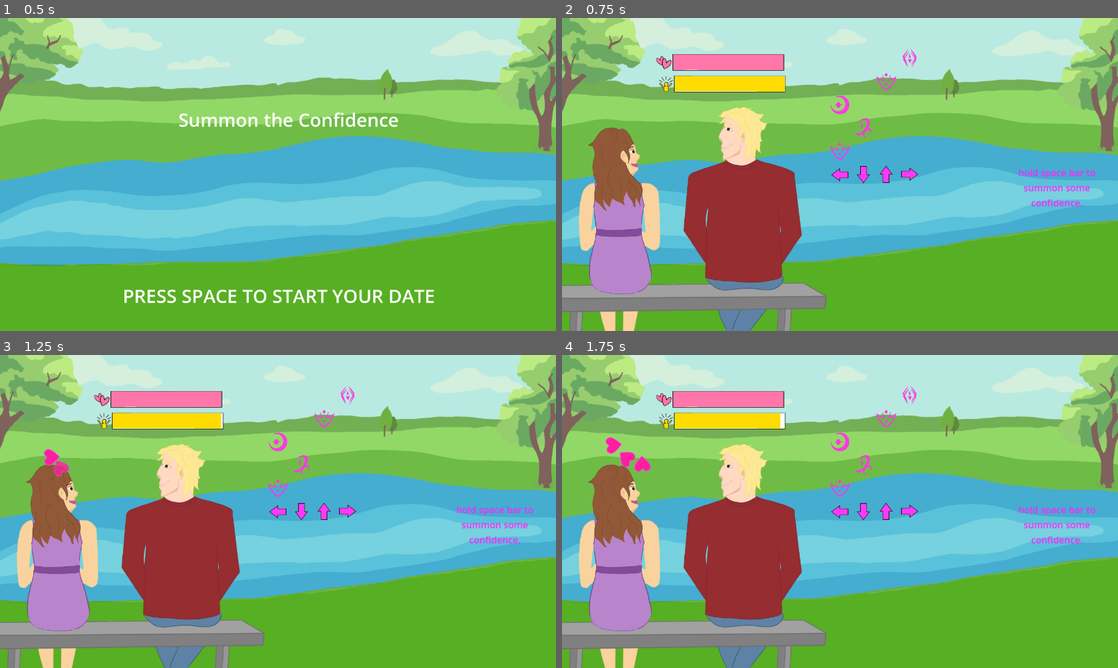
Above: before the commit, frames 1-4 (two rows, left to right).
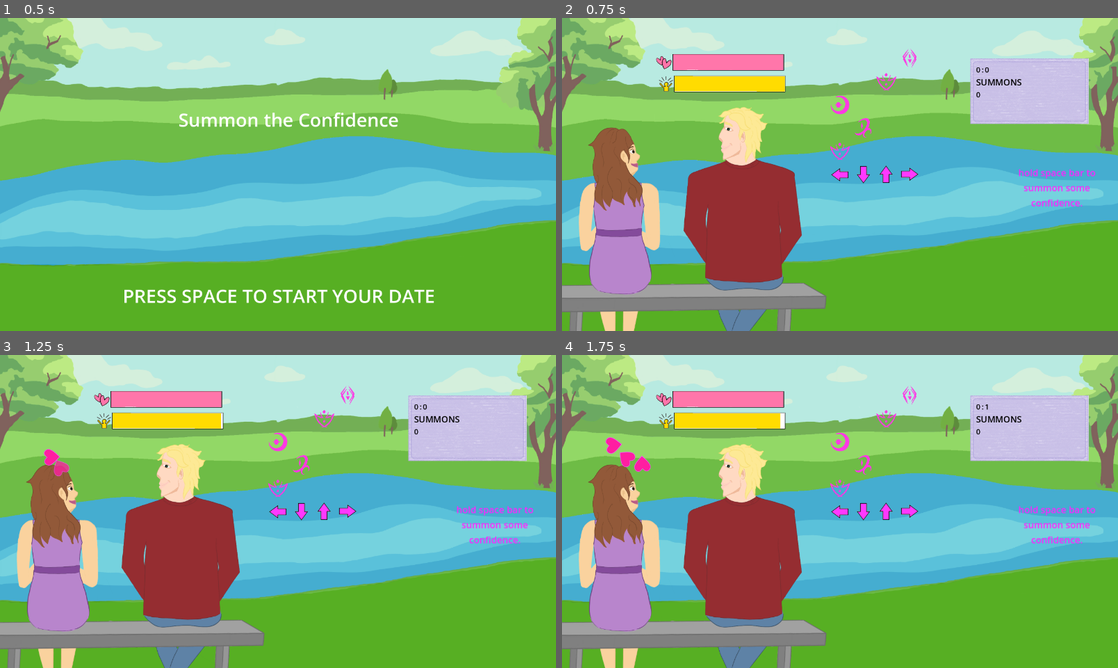
Above: after the commit, the same moments.

Repository: ljweeks/LD55
Game: Godot game, scene res://title.tscn
Same seed, same stepped clock (60 frames per second), same inputs: the game is played once before the commit and once after it. The engine's default icon, where the game draws it, is replaced by a stand-in: a white triangle on a blue panel in a dark square.
Inputs:
- Up to frame 1 (0.5 s): no input
- Up to frame 2 (0.75 s): tap Space (look) at 0.5 s; hold Right (right) from 0.53 s (still down); hold Space (look) from 0.53 s (still down)
- Up to frame 3 (1.25 s): keep holding Right (right); keep holding Space (look)
- Up to frame 4 (1.75 s): release Right (right) at 1.28 s; release Space (look) at 1.28 s; hold Down (down) from 1.28 s (still down); tap Space (look) at 1.35 s

Frame 1 is identical in both runs. In frame 2, 4.5% of the frame differs, in the area x 73-95%, y 12-34%; in frame 3, 4.5%; in frame 4, 4.5%.

Commit message:
added clock and fella count

Diff:
--- a/main.gd
+++ b/main.gd
@@ -24,6 +24,13 @@
 
 @onready var heart = $girl/girl/hearts
 @onready var anger = $girl/girl/anger
+@onready var minLable = $ScoreBoard/VBoxContainer/Panel/min
+@onready var secLable = $ScoreBoard/VBoxContainer/Panel/sec
+@onready var fellaLable = $ScoreBoard/VBoxContainer/VBoxContainer2/fellacount
+
+var minute = 0
+var second = 0
+var fellacount = 0
 
 # Called when the node enters the scene tree for the first time.
 func _ready():
@@ -49,6 +56,13 @@
 var tick = tick_max
 
 func _process(delta):
+
+	if second == 60:
+		second = 0
+		minute += 1
+
+	minLable.text = str(minute)
+	secLable.text = str(second)
 
 	if($love.value <= 0):
 		get_tree().change_scene_to_packed(end)
@@ -112,6 +126,13 @@
 		var fellers = get_tree().get_nodes_in_group("fellas")
 		for fella in fellers:
 			$confidence.value += (fella.power * 2)
+			fellacount += 1
+			fellaLable.text = str(fellacount)
+
 
 	if tick < 0:
 		tick = tick_max
+
+
+func _on_timer_timeout():
+	second += 1# Replace with function body.
--- a/main.tscn
+++ b/main.tscn
@@ -16,6 +16,7 @@
 [ext_resource type="AudioStream" uid="uid://dqhppei3dagct" path="res://assets/summonsong.wav" id="14_aejxv"]
 [ext_resource type="Texture2D" uid="uid://bfwf5vdvt1uon" path="res://assets/conman.png" id="15_ckkc4"]
 [ext_resource type="Texture2D" uid="uid://bwe6f55tr7grs" path="res://assets/hearticon.png" id="16_dxf5s"]
+[ext_resource type="Texture2D" uid="uid://drs7n1frf0yma" path="res://assets/scoreboard.png" id="17_h2r54"]
 
 [sub_resource type="Curve" id="Curve_jav6t"]
 _data = [Vector2(0, 0.768421), 0.0, 0.0, 0, 0, Vector2(0.637363, 0.778947), 0.0, 0.0, 0, 0, Vector2(0.868132, 0.505263), 0.0, 0.0, 0, 0]
@@ -134,14 +135,6 @@
 horizontal_alignment = 1
 autowrap_mode = 2
 
-[node name="fellacount" type="Label" parent="."]
-offset_right = 40.0
-offset_bottom = 23.0
-
-[node name="clock" type="Label" parent="."]
-offset_right = 40.0
-offset_bottom = 23.0
-
 [node name="manicon" type="Sprite2D" parent="."]
 position = Vector2(-600, -313)
 scale = Vector2(0.6, 0.6)
@@ -151,3 +144,62 @@
 position = Vector2(-608, -386)
 scale = Vector2(0.6, 0.6)
 texture = ExtResource("16_dxf5s")
+
+[node name="ScoreBoard" type="Node2D" parent="."]
+position = Vector2(450, -400)
+
+[node name="TextureRect" type="TextureRect" parent="ScoreBoard"]
+offset_right = 680.0
+offset_bottom = 377.0
+scale = Vector2(0.6, 0.6)
+texture = ExtResource("17_h2r54")
+
+[node name="VBoxContainer" type="VBoxContainer" parent="ScoreBoard"]
+offset_left = 20.0
+offset_top = 20.0
+offset_right = 180.0
+offset_bottom = 148.0
+
+[node name="Panel" type="HBoxContainer" parent="ScoreBoard/VBoxContainer"]
+layout_mode = 2
+
+[node name="min" type="Label" parent="ScoreBoard/VBoxContainer/Panel"]
+modulate = Color(0, 0, 0, 1)
+layout_mode = 2
+theme_override_font_sizes/font_size = 26
+text = "00"
+horizontal_alignment = 1
+
+[node name="colon" type="Label" parent="ScoreBoard/VBoxContainer/Panel"]
+modulate = Color(0, 0, 0, 1)
+layout_mode = 2
+theme_override_font_sizes/font_size = 26
+text = ":"
+horizontal_alignment = 1
+
+[node name="sec" type="Label" parent="ScoreBoard/VBoxContainer/Panel"]
+modulate = Color(0, 0, 0, 1)
+layout_mode = 2
+theme_override_font_sizes/font_size = 26
+text = "00"
+horizontal_alignment = 2
+
+[node name="VBoxContainer2" type="VBoxContainer" parent="ScoreBoard/VBoxContainer"]
+layout_mode = 2
+
+[node name="title" type="Label" parent="ScoreBoard/VBoxContainer/VBoxContainer2"]
+modulate = Color(0, 0, 0, 1)
+layout_mode = 2
+theme_override_font_sizes/font_size = 30
+text = "SUMMONS"
+
+[node name="fellacount" type="Label" parent="ScoreBoard/VBoxContainer/VBoxContainer2"]
+modulate = Color(0, 0, 0, 1)
+layout_mode = 2
+theme_override_font_sizes/font_size = 26
+text = "0"
+
+[node name="Timer" type="Timer" parent="."]
+autostart = true
+
+[connection signal="timeout" from="Timer" to="." method="_on_timer_timeout"]
--- /dev/null
+++ b/scoring.gd
@@ -0,0 +1,13 @@
+extends Node
+var fellacount = 0
+var longestMin = 0
+var longestSec = 0
+var highestCount = 0
+# Called when the node enters the scene tree for the first time.
+func _ready():
+	pass # Replace with function body.
+
+
+# Called every frame. 'delta' is the elapsed time since the previous frame.
+func _process(delta):
+	pass
Binary file added: assets/scoreboard.png
Not shown, added: assets/scoreboard.png.import
Not shown: 1 places in main.tscn that only renumber resources
